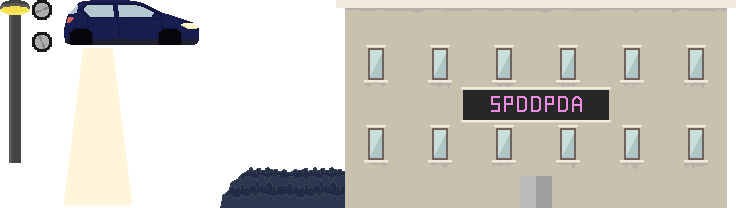
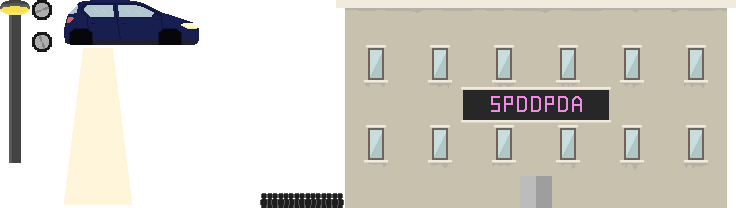
Layers edited between the first and the second 736 x 208 image:
renamed "Folla" to "Crowd", moved it above "Building", painted on it over [220, 167, 345, 208]
